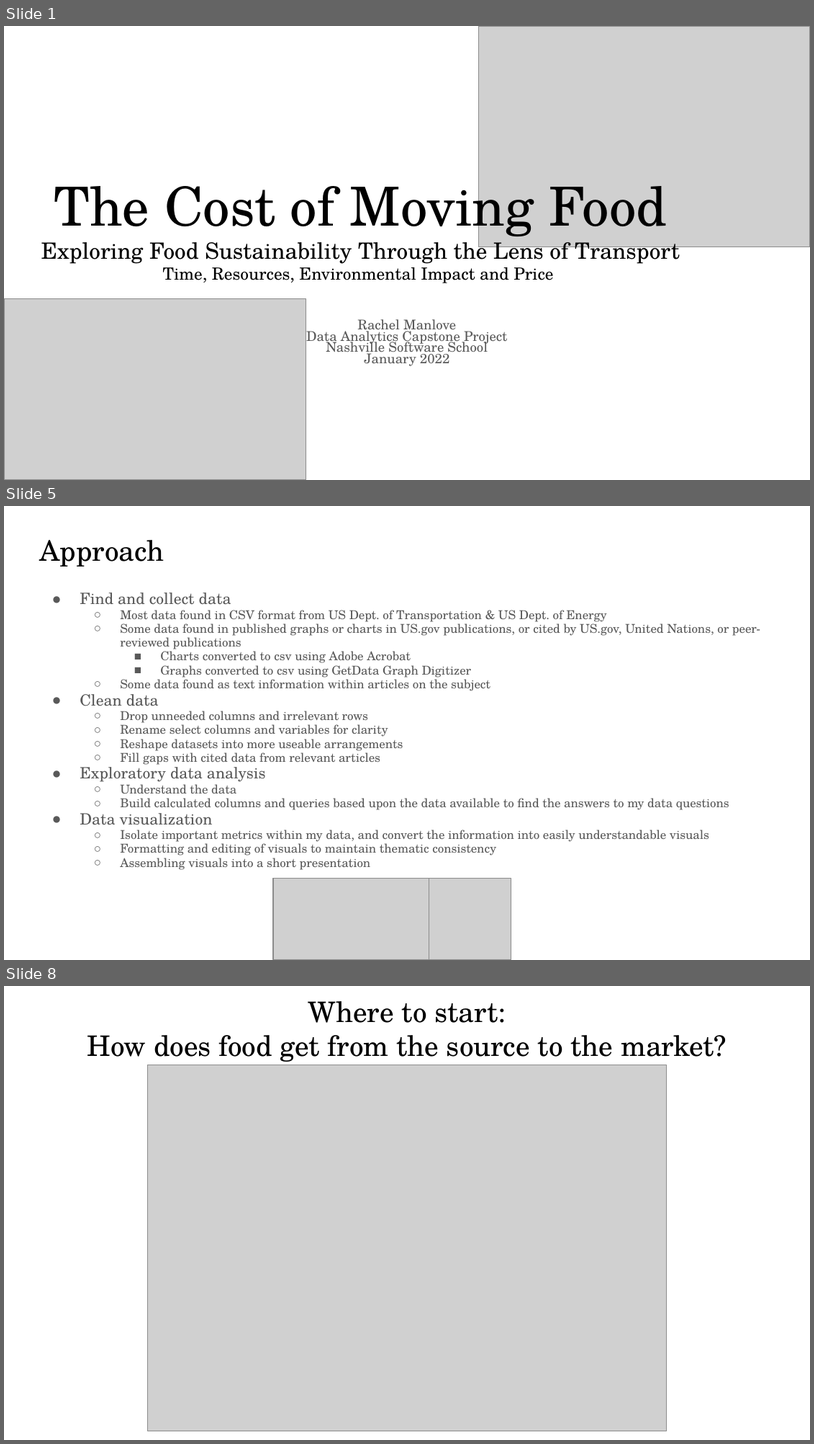
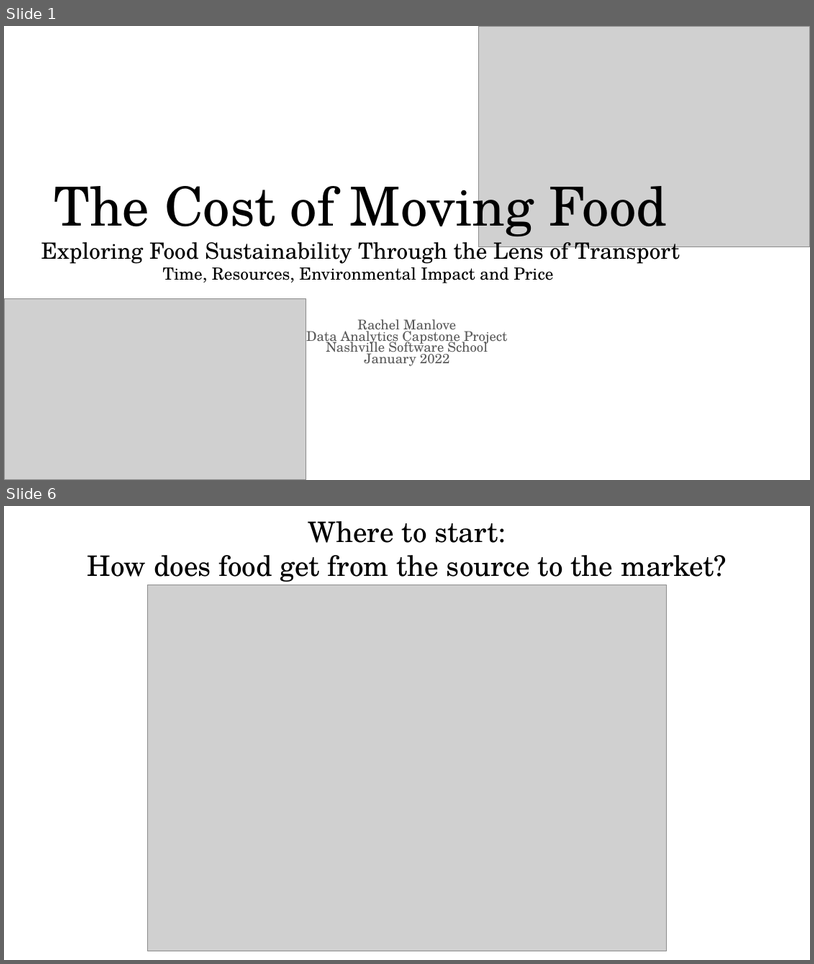
Before and after one commit to Rhunsilval/capstone, a slide deck: Presentation/The Cost of Moving Food - capstone.pptx. Shown one above the other, each under a label of ours: slides 1, 5 and 8 before the commit, slides 1 and 6 after it; the slides between them are not shown. The pictures are 814x1444 and 814x964 pixels, drawn with LibreOffice and Linux fonts; fonts in the diff are those of the drawing; grey boxes stand for pictures. Boxes give left, top, right and bottom in pixels: in the first picture for what was removed or moved away, otherwise in the second. Text is boxed around its words. In the diff, an @@ line names an element or a change of style, - is before the commit and + after.

```diff
--- a/Presentation/The Cost of Moving Food - capstone.pptx
+++ b/Presentation/The Cost of Moving Food - capstone.pptx
@@ slide 5 removed at (x1=4, y1=506, x2=810, y2=960), background #FFFFFF @@
@@ title removed at (x1=39, y1=540, x2=164, y2=566) @@
-Approach
@@ text removed at (x1=80, y1=592, x2=761, y2=870) @@
-● Find and collect data
-  ○ Most data found in CSV format from US Dept. of Transportation & US Dept. of Energy
-  ○ Some data found in published graphs or charts in US.gov publications, or cited by US.gov, United Nations, or peer-reviewed publications
-    ■ Charts converted to csv using Adobe Acrobat
-    ■ Graphs converted to csv using GetData Graph Digitizer
-  ○ Some data found as text information within articles on the subject
-● Clean data
-  ○ Drop unneeded columns and irrelevant rows
-  ○ Rename select columns and variables for clarity
-  ○ Reshape datasets into more useable arrangements
-  ○ Fill gaps with cited data from relevant articles
-● Exploratory data analysis
-  ○ Understand the data
-  ○ Build calculated columns and queries based upon the data available to find the answers to my data questions
-● Data visualization
-  ○ Isolate important metrics within my data, and convert the information into easily understandable visuals
-  ○ Formatting and editing of visuals to maintain thematic consistency
-  ○ Assembling visuals into a short presentation
@@ picture removed at (x1=273, y1=878, x2=429, y2=960) @@
@@ picture removed at (x1=429, y1=878, x2=511, y2=960) @@
@@ what was slide 8 is now slide 6 @@
```
Also in this commit, not shown: 11 slides changed, 1 slide added, 15 other slides removed, 3 other files.
